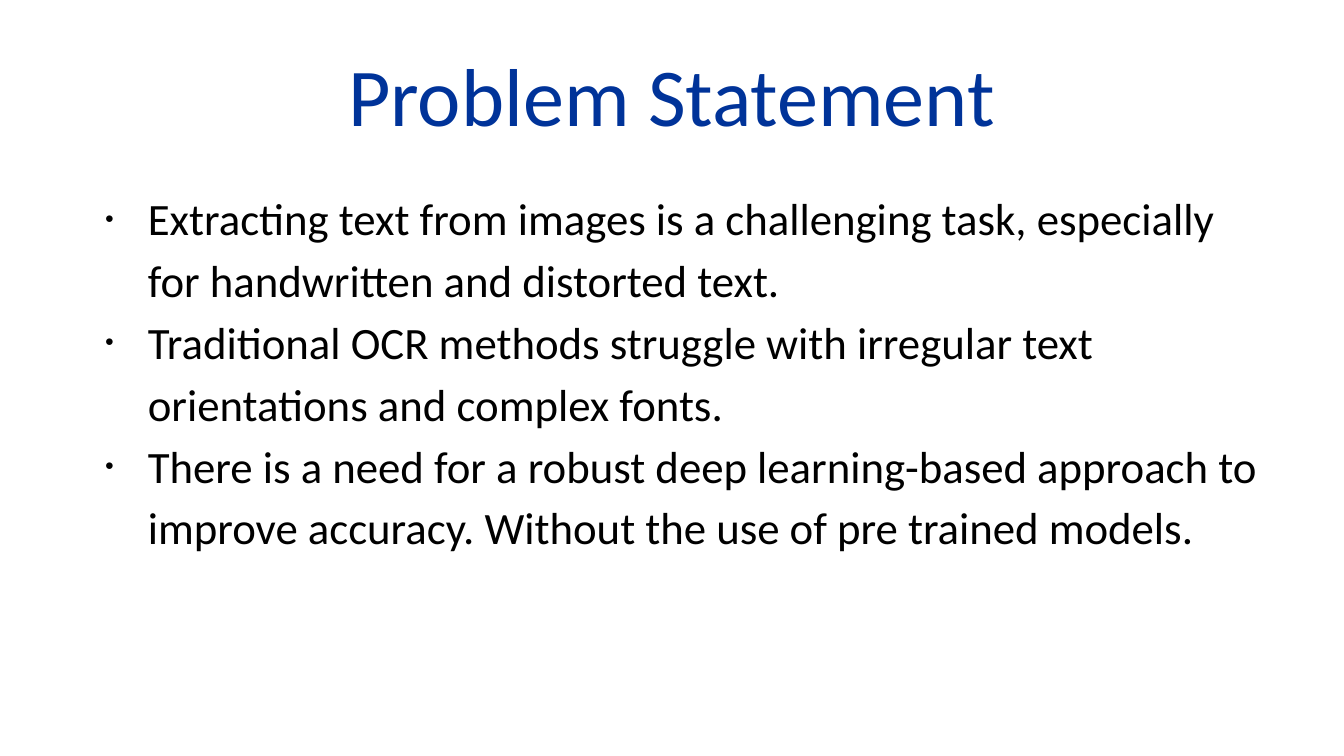
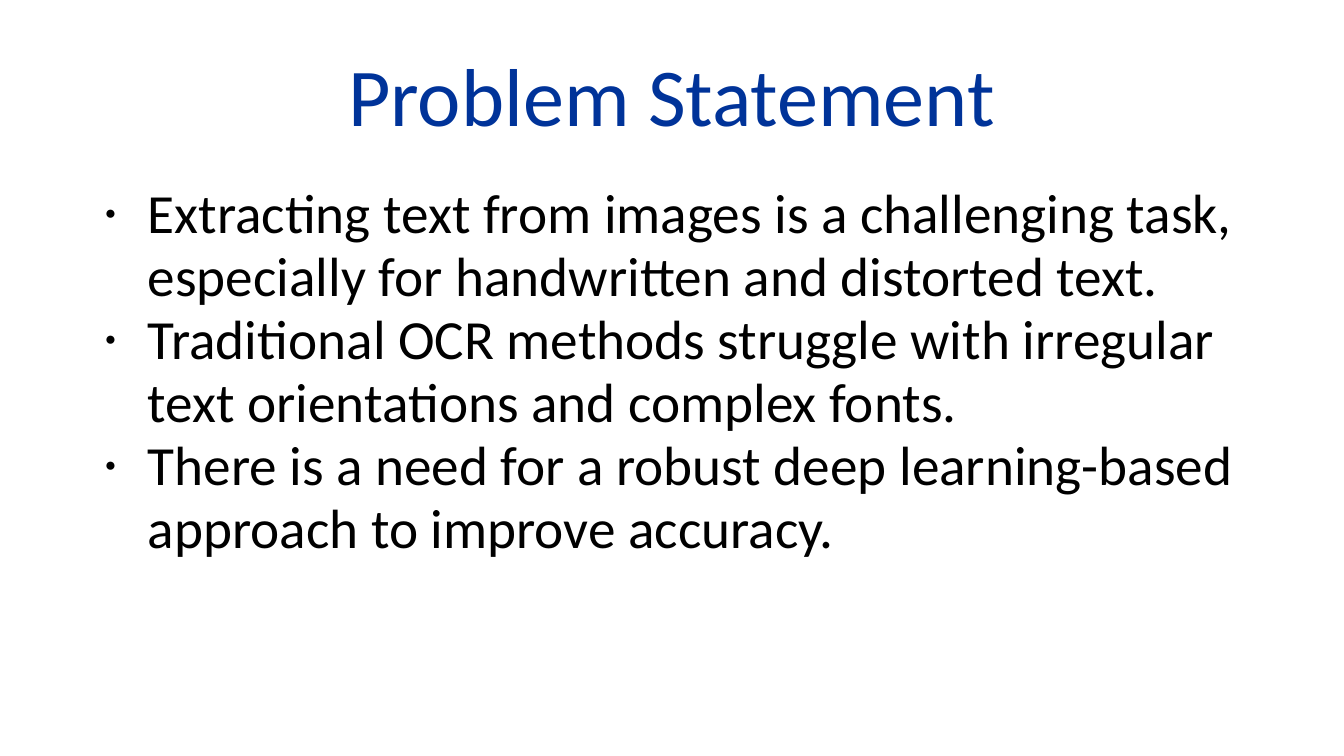
Before and after one commit to Biancaa-R/ODR_ODD_tm4c123gxl, a slide deck: slide 2 of ml_docs/ml_ocr.pptx. Drawn at 1344x756 pixels with LibreOffice and Linux fonts; fonts in the diff are those of the drawing; background and template pictures are left out. Boxes give left, top, right and bottom in pixels: in the first picture for what was removed or moved away, otherwise in the second. Text is boxed around its words. In the diff, an @@ line names an element or a change of style, - is before the commit and + after.

```diff
--- a/ml_docs/ml_ocr.pptx
+++ b/ml_docs/ml_ocr.pptx
@@ text at (148, 194, 1232, 431): size 24 to 29.6 pt in "Extracting text from images is a challenging ...", "Traditional OCR methods struggle with irregular text ..."; line spacing 1.15 to 0.95 @@
@@ text at (148, 446, 1232, 557): text changed; size 24 to 29.6 pt @@
-● There is a need for a robust deep learning-based approach to improve accuracy. Without the use of pre trained models.
+● There is a need for a robust deep learning-based approach to improve accuracy.
```
Also in this commit, not shown: 2 other slides changed, 3 slides added, 1 slide removed, 1 other file.
